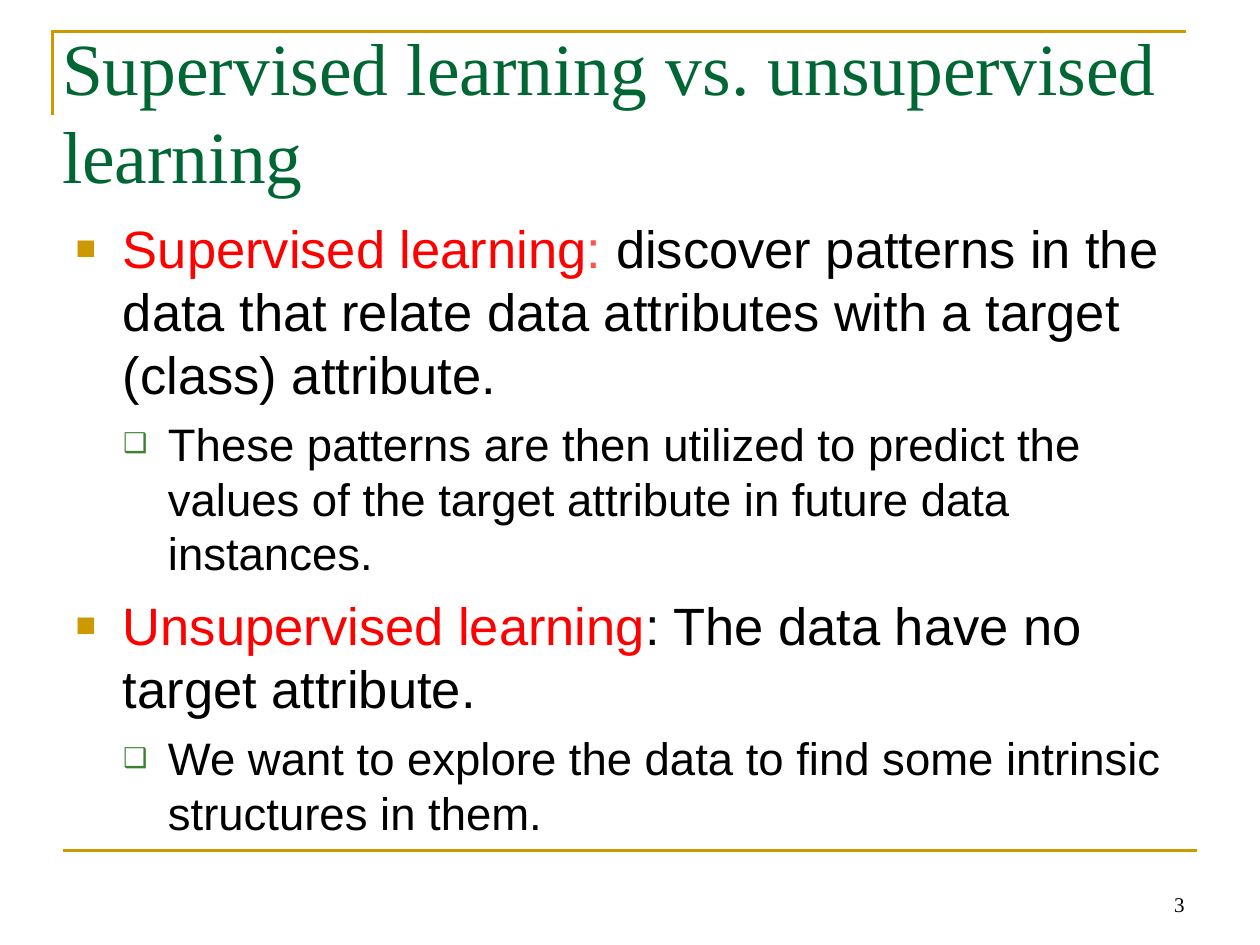
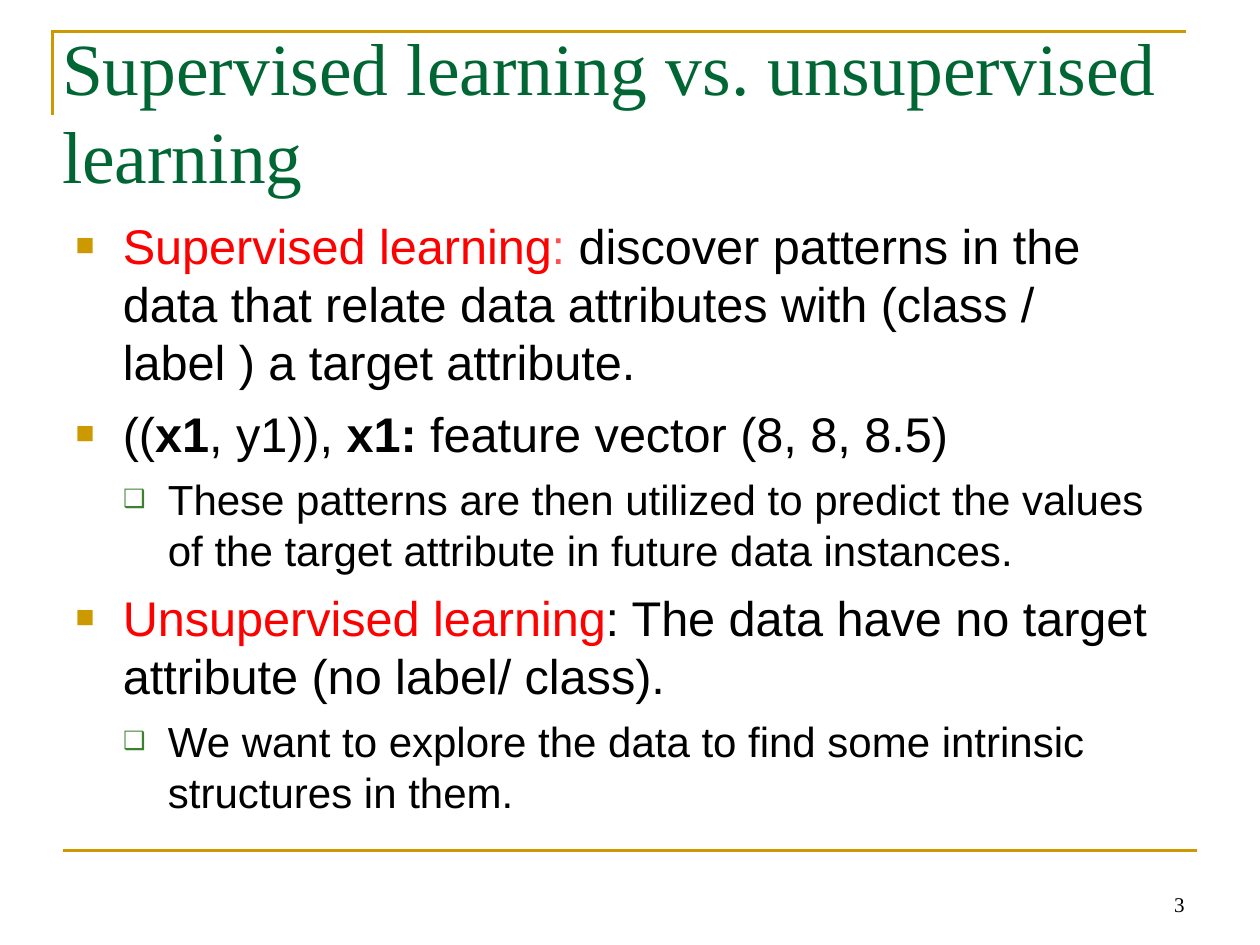
Before and after one commit to BeiyuLinCS/beiyulin.github.io, a slide deck: slide 3 of teach/spring_21/behavior_modeling/week7_unsupervised-learning (1).ppt. Drawn at 1260x945 pixels with LibreOffice and Linux fonts; fonts in the diff are those of the drawing. Boxes give left, top, right and bottom in pixels: in the first picture for what was removed or moved away, otherwise in the second. Text is boxed around its words. In the diff, an @@ line names an element or a change of style, - is before the commit and + after.

```diff
--- a/teach/spring_21/behavior_modeling/week7_unsupervised-learning (1).ppt
+++ b/teach/spring_21/behavior_modeling/week7_unsupervised-learning (1).ppt
@@ text at [123,228,1081,461]: text changed; size 30 to 27.8 pt @@
-■ Supervised learning: discover patterns in the data that relate data attributes with a target (class) attribute.
+■ Supervised learning: discover patterns in the data that relate data attributes with (class / label ) a target attribute.
+■ ((x1, y1)), x1: feature vector (8, 8, 8.5)
@@ text at [168,484,1143,809]: size 26 to 24.1 pt in "These patterns are then utilized to predict ...", "We want to explore the data to ..." @@
@@ text at [123,600,1147,703]: text changed; size 30 to 27.8 pt @@
-■ Unsupervised learning: The data have no target attribute.
+■ Unsupervised learning: The data have no target attribute (no label/ class).
```
Also in this commit, not shown: 24 other slides changed, 2 slides added, 22 other files.
